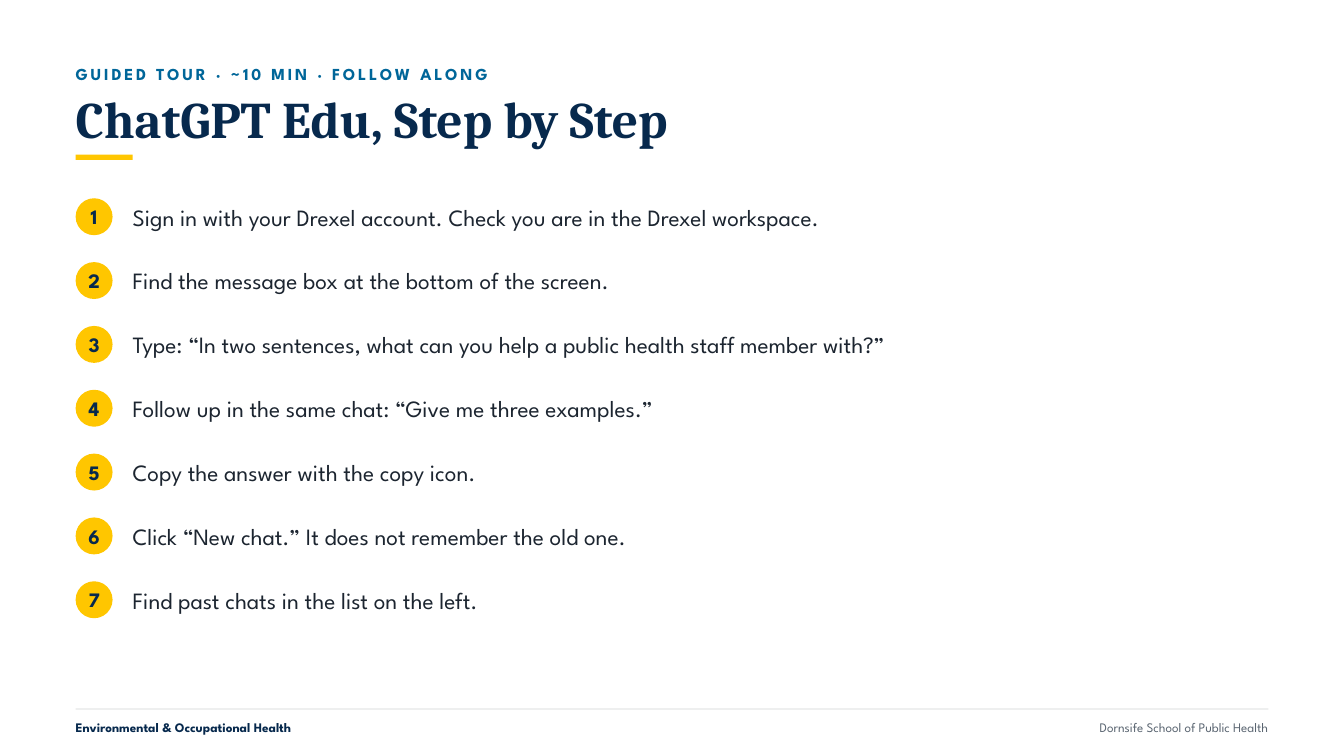
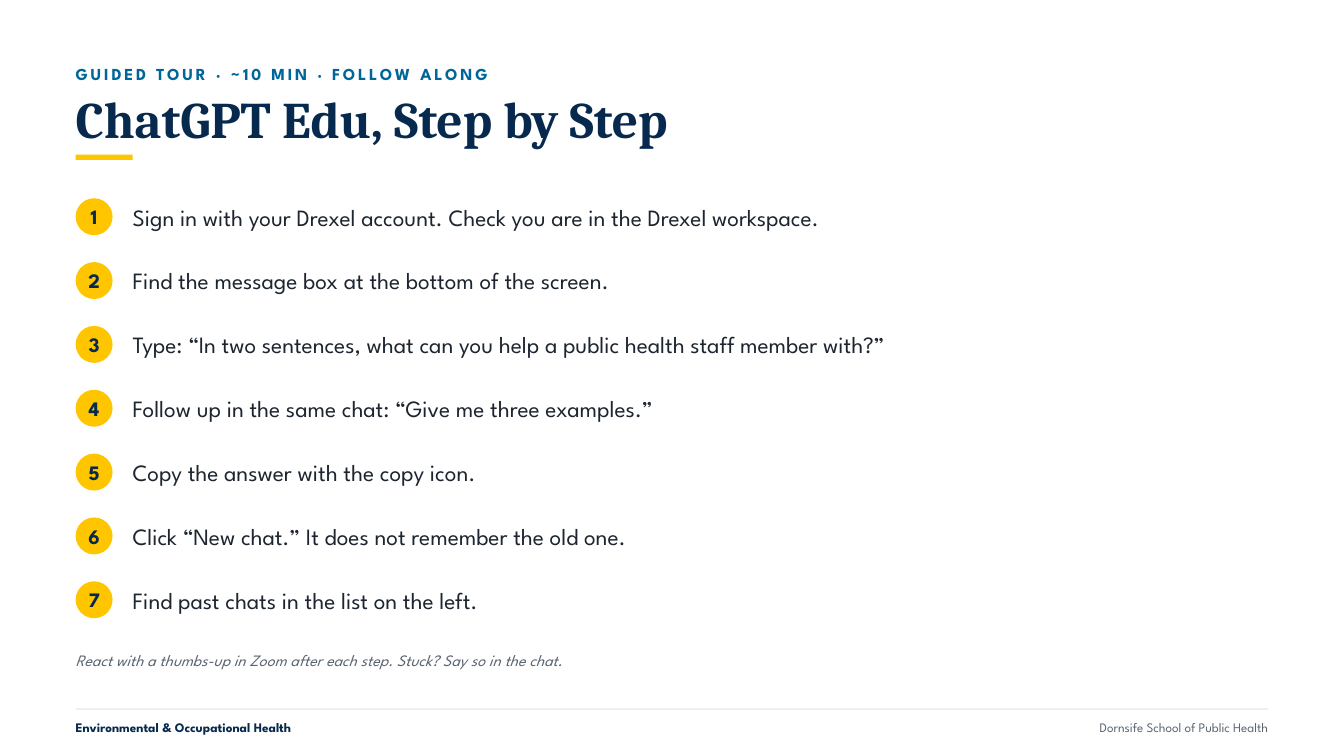
Before and after one commit to aquistbe/DSPH-Faculty-and-Staff-AI-Training, a slide deck: slide 17 of docs/slides/DSPH_Workshop1_Foundations_and_Capabilities.pptx. Drawn at 1344x756 pixels with LibreOffice and Linux fonts; fonts in the diff are those of the drawing. Boxes give left, top, right and bottom in pixels: in the first picture for what was removed or moved away, otherwise in the second. Text is boxed around its words. In the diff, an @@ line names an element or a change of style, - is before the commit and + after.

```diff
--- a/docs/slides/DSPH_Workshop1_Foundations_and_Capabilities.pptx
+++ b/docs/slides/DSPH_Workshop1_Foundations_and_Capabilities.pptx
@@ text added at [76, 655, 562, 670], 17 pt, text #5A6571, italic @@
+React with a thumbs-up in Zoom after each step. Stuck? Say so in the chat.
```
Also in this commit, not shown: 2 other slides changed, 26 other files.
